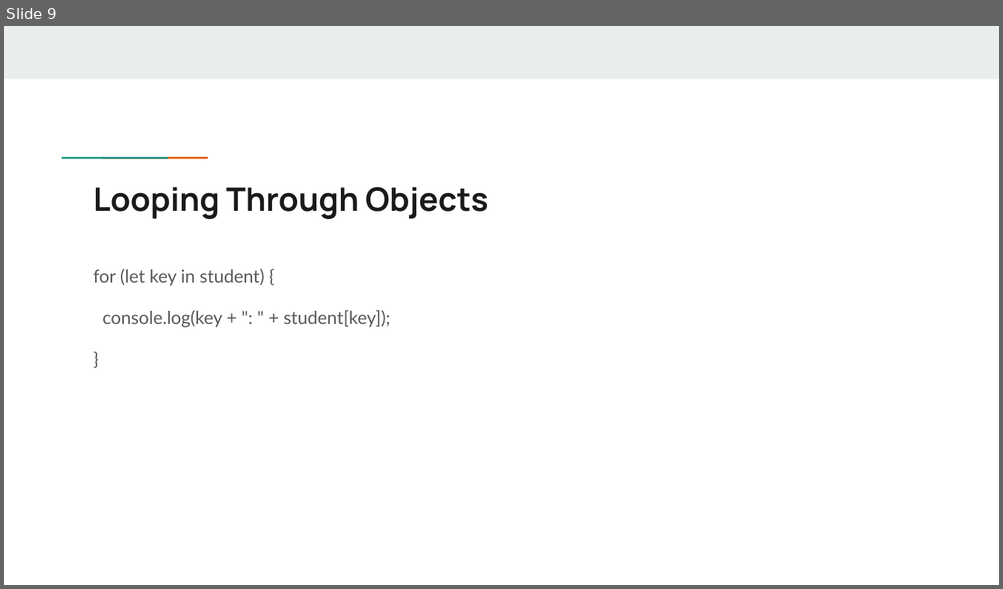
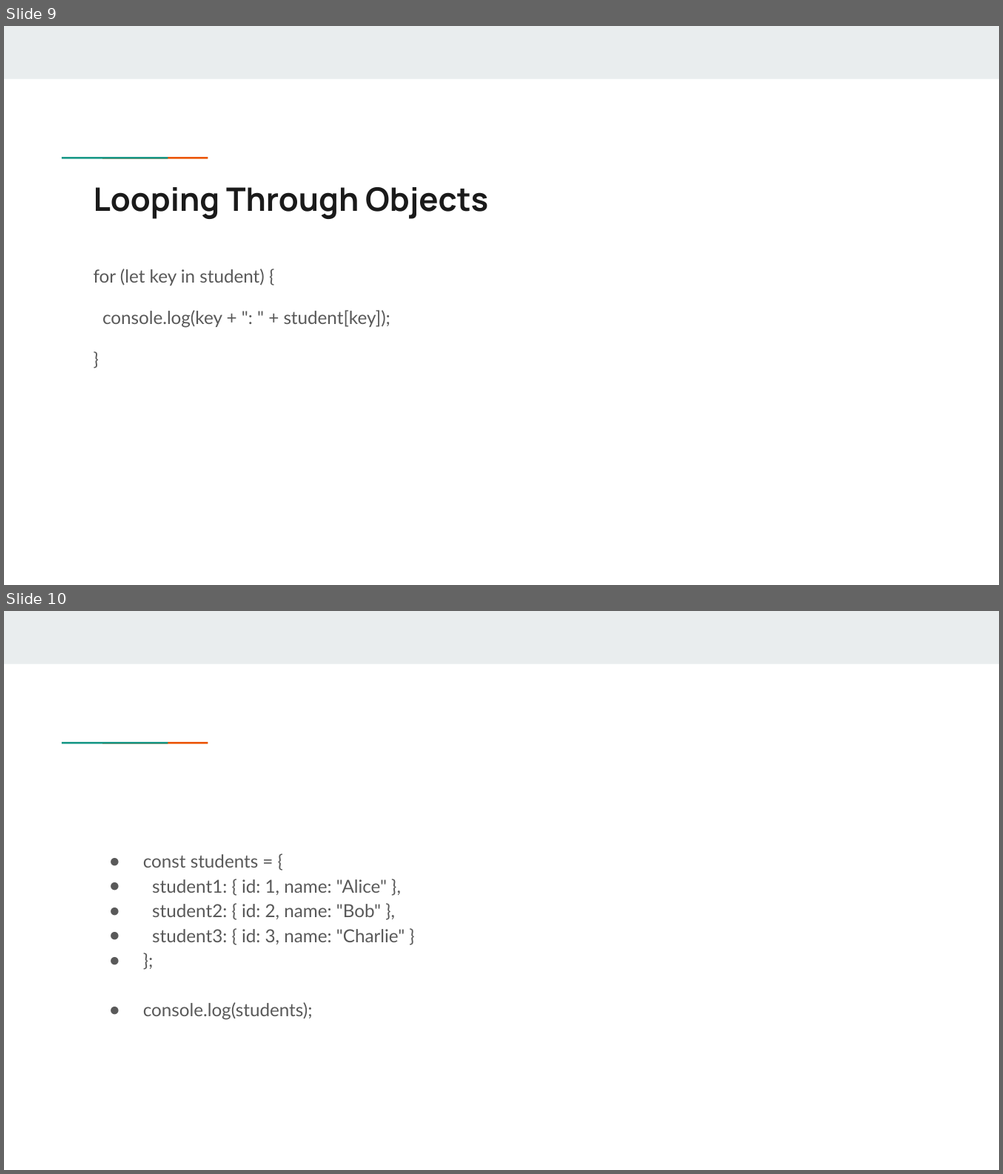
Before and after one commit to nsolaf1/bgu_web, a slide deck: Lesson_ 6 Data Structures_ Objects and Arrays (1).pptx. Shown one above the other, each under a label of ours: slide 9 before the commit, slides 9 and 10 after it. The pictures are 1003x589 and 1003x1174 pixels, drawn with LibreOffice and Linux fonts; fonts in the diff are those of the drawing. Boxes give left, top, right and bottom in pixels: in the first picture for what was removed or moved away, otherwise in the second. Text is boxed around its words. In the diff, an @@ line names an element or a change of style, - is before the commit and + after.

```diff
--- a/Lesson_ 6 Data Structures_ Objects and Arrays (1).pptx
+++ b/Lesson_ 6 Data Structures_ Objects and Arrays (1).pptx
@@ slide 10 added at (4, 611, 999, 1170), background #FFFFFF; not listed: 3 template elements that a slide beside it also shows @@
@@ text added at (143, 854, 404, 1020), 13 pt, text #595959 @@
+● const students = {
+● student1: { id: 1, name: "Alice" },
+● student2: { id: 2, name: "Bob" },
+● student3: { id: 3, name: "Charlie" }
+● };
+● console.log(students);
```
Also in this commit, not shown: 3 slides changed, 4 other files.
